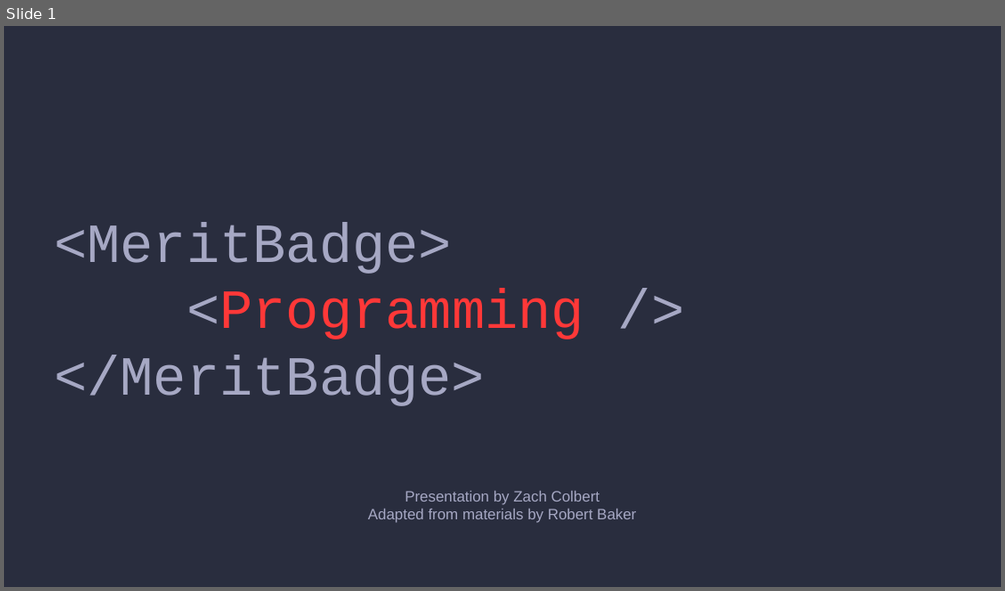
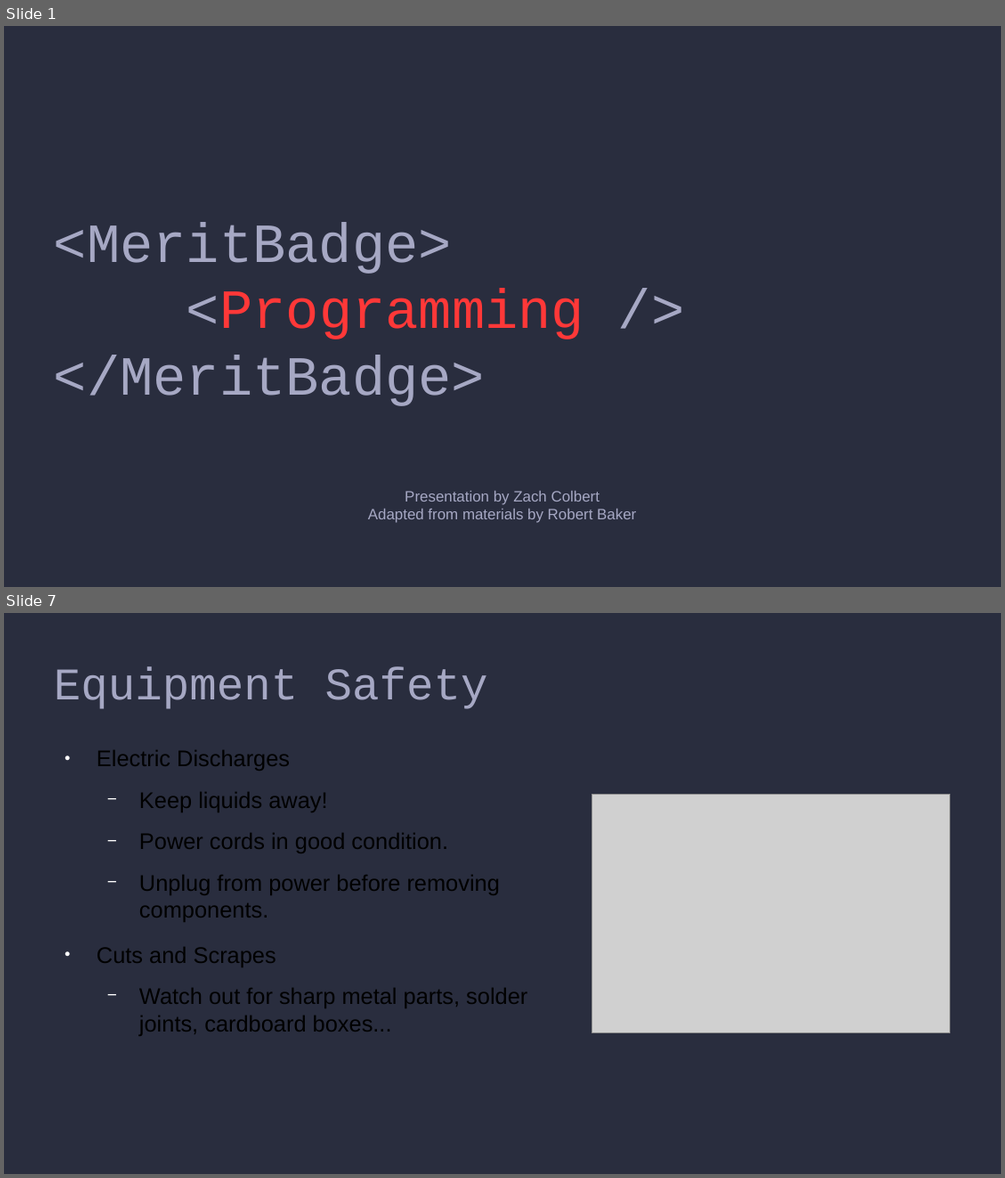
Before and after one commit to colbertz2/Programming-Merit-Badge, a slide deck: presentation.pptx. Shown one above the other, each under a label of ours: slide 1 before the commit, slides 1 and 7 after it; the slides between them are not shown. The pictures are 1005x591 and 1005x1178 pixels, drawn with LibreOffice and Linux fonts; fonts in the diff are those of the drawing; grey boxes stand for pictures. Boxes give left, top, right and bottom in pixels: in the first picture for what was removed or moved away, otherwise in the second. Text is boxed around its words. In the diff, an @@ line names an element or a change of style, - is before the commit and + after.

Commit message:
Updates to presentation through intro and safety

```diff
--- a/presentation.pptx
+++ b/presentation.pptx
@@ slide 7 added at <box>4,613,1001,1174</box>, background #292D3E @@
@@ text added at <box>54,667,488,709</box>, 36 pt, text #A6A8C4 @@
+Equipment Safety
@@ text added at <box>97,750,527,1036</box>, 18 pt, text #000000 @@
+● Electric Discharges
+  − Keep liquids away!
+  − Power cords in good condition.
+  − Unplug from power before removing components.
+● Cuts and Scrapes
+  − Watch out for sharp metal parts, solder joints, cardboard boxes...
@@ picture added at <box>592,794,950,1033</box> @@
```
Also in this commit, not shown: 6 other slides added, 4 slides removed, 8 other files.
